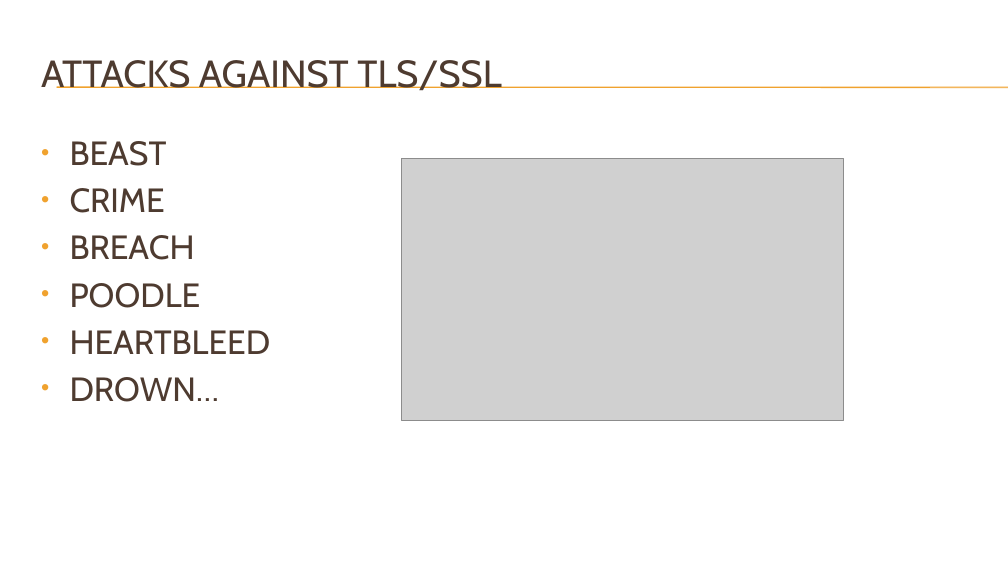
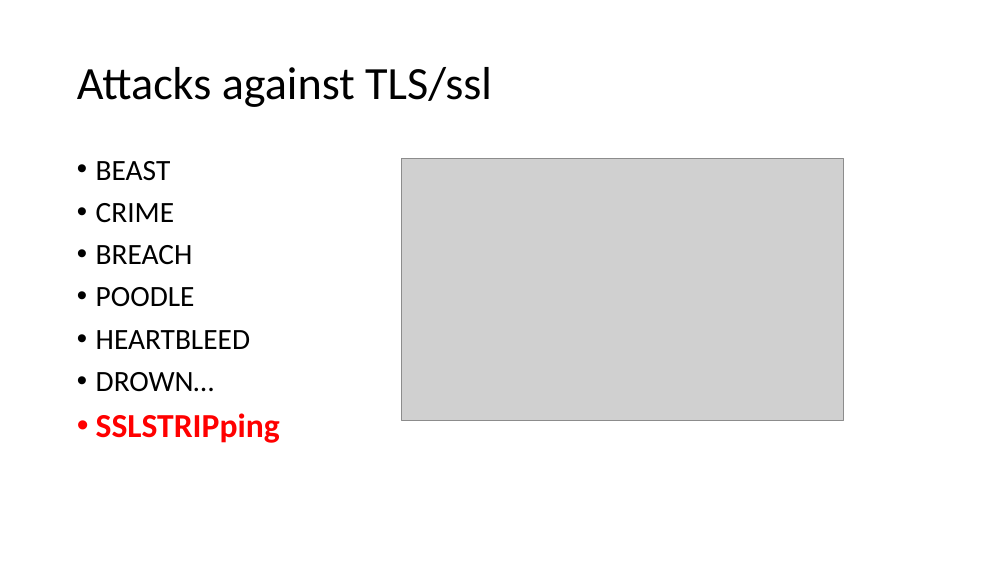
Before and after one commit to DeMaCS-UNICAL/NetworkSecurity, a slide deck: slide 13 of slides/SSL.pptx (slide 9 before the commit). Drawn at 1008x567 pixels with LibreOffice and Linux fonts; fonts in the diff are those of the drawing; grey boxes stand for pictures; background and template pictures are left out. Boxes give left, top, right and bottom in pixels: in the first picture for what was removed or moved away, otherwise in the second. Text is boxed around its words. In the diff, an @@ line names an element or a change of style, - is before the commit and + after.

```diff
--- a/slides/SSL.pptx
+++ b/slides/SSL.pptx
@@ line removed from (57, 87) to (1008, 87) @@
@@ line removed from (57, 88) to (1008, 88) @@
@@ title at (x1=77, y1=67, x2=492, y2=107): text changed; size 36 to 44 pt; font Cabin to Calibri; text colour #4E3B30 to #000000 @@
-ATTACKS AGAINST TLS/SSL
+Attacks against TLS/ssl
@@ text "BEAST" moved from (x1=70, y1=141, x2=271, y2=402) to (x1=96, y1=161, x2=280, y2=443) @@
@@ text at (x1=96, y1=161, x2=250, y2=392): size 32 to 28 pt, font Cabin to Calibri, text colour #4E3B30 to #000000 in "BEAST", "CRIME", "BREACH", "POODLE" and 2 more places; indent changed; line spacing 1 to 0.9; more space between paragraphs @@
@@ text at (x1=96, y1=413, x2=280, y2=443): paragraph added @@
+• SSLSTRIPping
```
Also in this commit, not shown: 21 other slides changed, 3 slides added.
